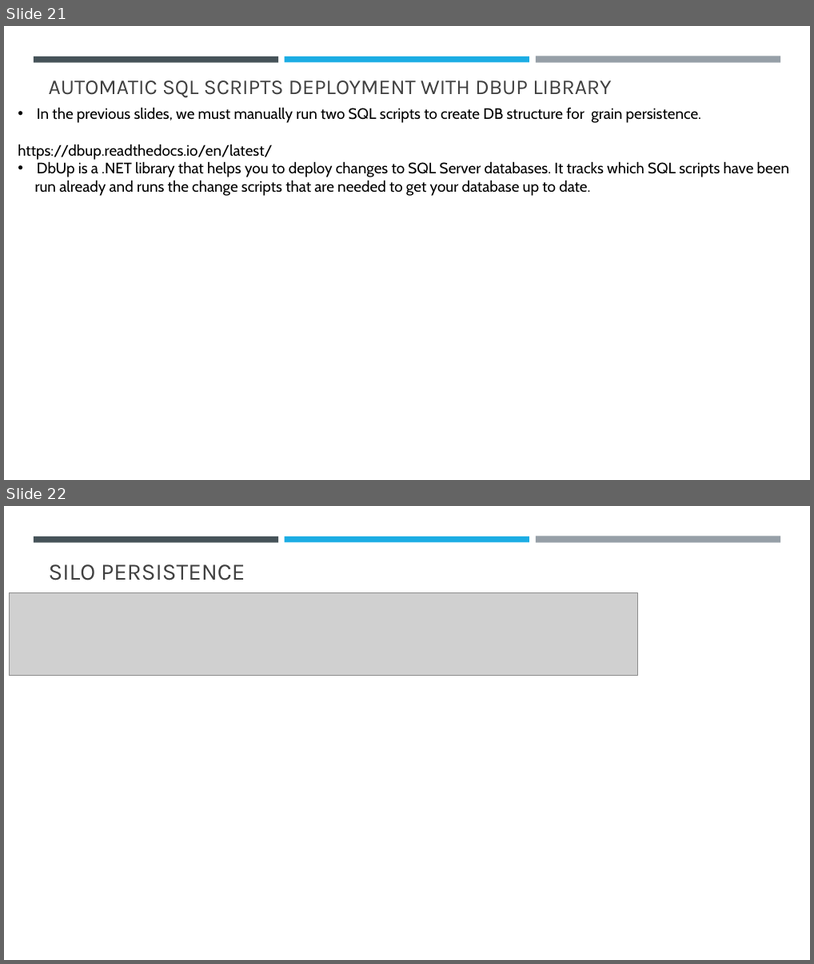
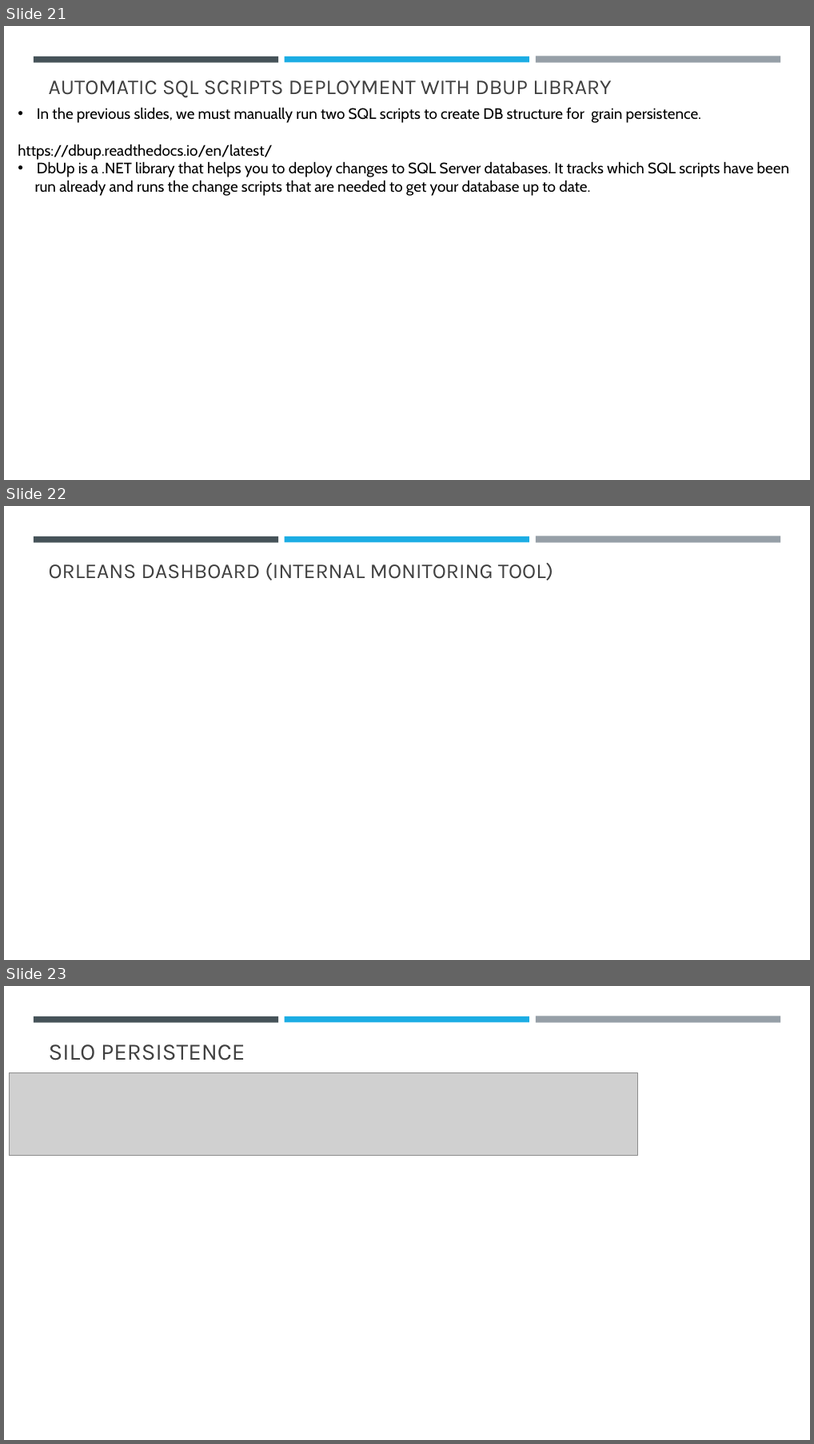
Before and after one commit to sansindia85/Orleans, a slide deck: Presentation/Microsoft Orleans.pptx. Shown one above the other, each under a label of ours: slides 21 and 22 before the commit, slides 21, 22 and 23 after it. The pictures are 814x964 and 814x1444 pixels, drawn with LibreOffice and Linux fonts; fonts in the diff are those of the drawing; grey boxes stand for pictures. Boxes give left, top, right and bottom in pixels: in the first picture for what was removed or moved away, otherwise in the second. Text is boxed around its words. In the diff, an @@ line names an element or a change of style, - is before the commit and + after.

Commit message:
Orleans Dashboard

```diff
--- a/Presentation/Microsoft Orleans.pptx
+++ b/Presentation/Microsoft Orleans.pptx
@@ slide 22 added at [4, 506, 810, 960], background #FFFFFF; not listed: 3 template elements that a slide beside it also shows @@
@@ title added at [49, 563, 554, 580], 25.2 pt, text #404040 @@
+ORLEANS DASHBOARD (INTERNAL MONITORING TOOL)
@@ what was slide 22 is now slide 23 @@
```
Also in this commit, not shown: 16 other files.
